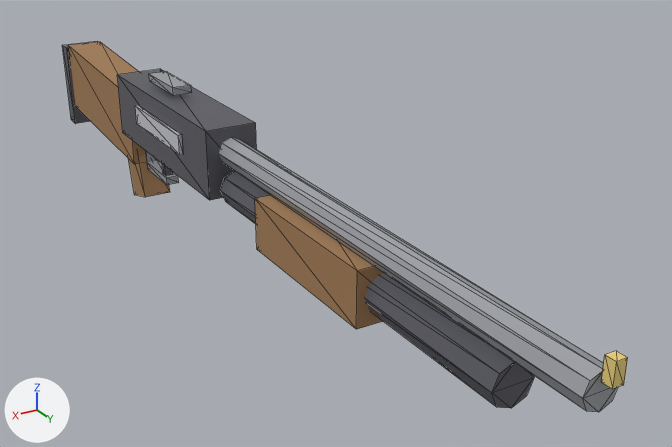
An edit to the glTF model assets/models/shotgun.glb, drawn before and after from the same camera.
Before and after are seen from a camera (50 mm lens) standing at (0.506, 1.442, 0.461) and looking at (-0.109, 0.416, -0.052). Every picture has the same lights, and +X, +Y and +Z are marked at lower left. The older version comes first. Mesh edges are drawn as thin lines. Vertices at exactly the same position are counted once.

The scene before the commit, as lines of its bpy script (objects in view):
```python
me_shotgun = bpy.data.meshes.new('Shotgun')
me_shotgun.from_pydata(...)  # 128 vertices, 200 faces; spans x -0.042..0.042, y -0.375..1.026, z -0.141..0.098
# faces by material slot: [64, 24, 64, 36, 12]
me_shotgun.materials.append(mat_gun_dark)  # dark grey #595961
me_shotgun.materials.append(mat_accent)  # light grey #cbcbd3
me_shotgun.materials.append(mat_gun_steel)  # grey #9ea0a6
me_shotgun.materials.append(mat_gun_wood)  # brown #a27c55
me_shotgun.materials.append(mat_gun_brass)  # yellow #edd37c
ob_shotgun = bpy.data.objects.new('Shotgun', me_shotgun)
ob_shotgun.location = (0.0, 0.0, 0.0)
```
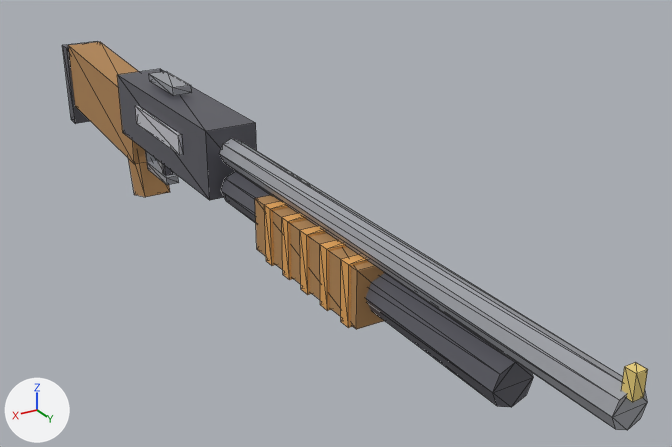
Pixel boxes [x1, y1, x2, y2] of what changed, in the pictures (672 x 447 px; the box of a moved part takes in the faces that stretch with it):
```json
{"object": "Shotgun", "change": "reshaped", "before": [62, 41, 628, 412], "after": [62, 41, 648, 430]}
{"part": 1, "of": "me_shotgun", "change": "added", "after": [264, 201, 288, 266], "on screen": "orange"}
{"part": 2, "of": "me_shotgun", "change": "added", "after": [282, 213, 308, 280], "on screen": "orange"}
{"part": 3, "of": "me_shotgun", "change": "added", "after": [300, 226, 327, 295], "on screen": "orange"}
{"part": 4, "of": "me_shotgun", "change": "added", "after": [320, 240, 347, 311], "on screen": "orange"}
{"part": 5, "of": "me_shotgun", "change": "added", "after": [341, 254, 369, 328], "on screen": "orange"}
{"part": 6, "of": "me_shotgun", "change": "moved or reshaped", "before": [601, 351, 628, 389], "after": [621, 362, 648, 402]}
{"part": 7, "of": "me_shotgun", "change": "moved or reshaped", "before": [219, 138, 617, 412], "after": [219, 138, 647, 430]}
```

The change, as JSON lines over the scene's bpy script:
```json
{"op": "add", "block": "mat_gun_orange", "code": ["mat_gun_orange = principled_material('gun_orange')", "mat_gun_orange.base_color = (0.78, 0.38, 0.1)  # orange #e5a659", "mat_gun_orange.roughness = 0.8"]}
{"block": "me_shotgun", "where": "# used by ob_shotgun; location = (0.0, 0.0, 0.0)"}
{"op": "remove", "block": "me_shotgun", "code": "me_shotgun.from_pydata(...)  # 128 vertices, 200 faces; spans x -0.042..0.042, y -0.375..1.026, z -0.141..0.098"}
{"op": "add", "block": "me_shotgun", "code": "me_shotgun.from_pydata(...)  # 168 vertices, 260 faces; spans x -0.042..0.042, y -0.375..1.046, z -0.141..0.098"}
{"block": "me_shotgun", "change": "me_shotgun part 1: a new loose piece, a box spanning x -0.038..0.038, y 0.492..0.508, z -0.043..0.033, in mat_gun_orange (orange #e5a659)"}
{"block": "me_shotgun", "change": "me_shotgun part 2: a new loose piece, a box spanning x -0.038..0.038, y 0.537..0.553, z -0.043..0.033, in mat_gun_orange (orange #e5a659)"}
{"block": "me_shotgun", "change": "me_shotgun part 3: a new loose piece, a box spanning x -0.038..0.038, y 0.582..0.598, z -0.043..0.033, in mat_gun_orange (orange #e5a659)"}
{"block": "me_shotgun", "change": "me_shotgun part 4: a new loose piece, a box spanning x -0.038..0.038, y 0.627..0.643, z -0.043..0.033, in mat_gun_orange (orange #e5a659)"}
{"block": "me_shotgun", "change": "me_shotgun part 5: a new loose piece, a box spanning x -0.038..0.038, y 0.672..0.688, z -0.043..0.033, in mat_gun_orange (orange #e5a659)"}
{"block": "me_shotgun", "change": "me_shotgun part 6: the loose piece of 8 vertices spanning x -0.006..0.006, y 1.014..1.026, z 0.058..0.083 is moved by (0.0, 0.02, 0.0)"}
{"block": "me_shotgun", "change": "me_shotgun part 7"}
{"block": "me_shotgun", "change": "32 vertices move from x -0.025..0.025, y 0.31..1.01, z -0.03..0.065 to x -0.024..0.024, y 0.32..1.04, z -0.029..0.064"}
{"op": "add", "block": "me_shotgun", "code": "me_shotgun.materials.append(mat_gun_orange)  # orange #e5a659"}
```
